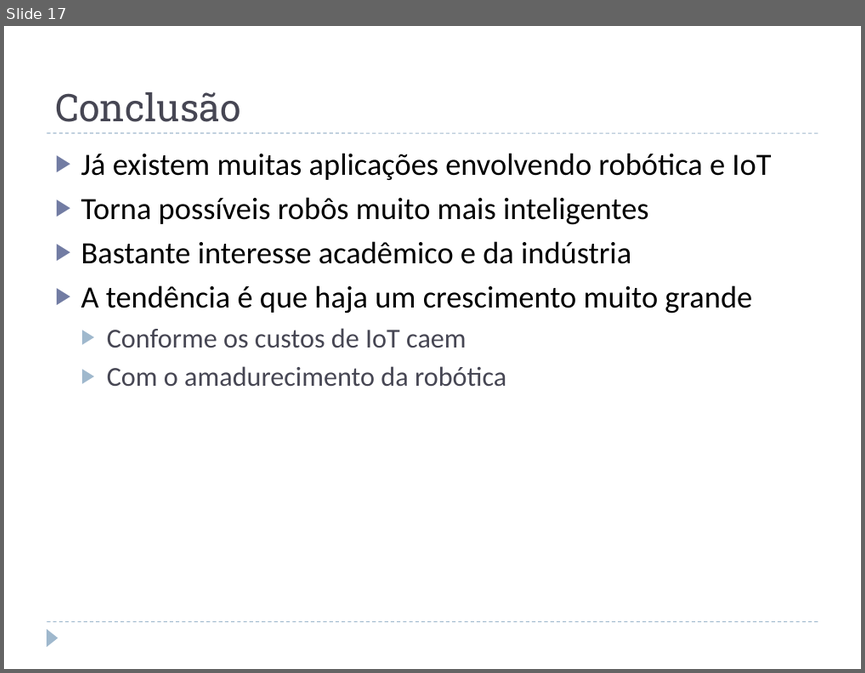
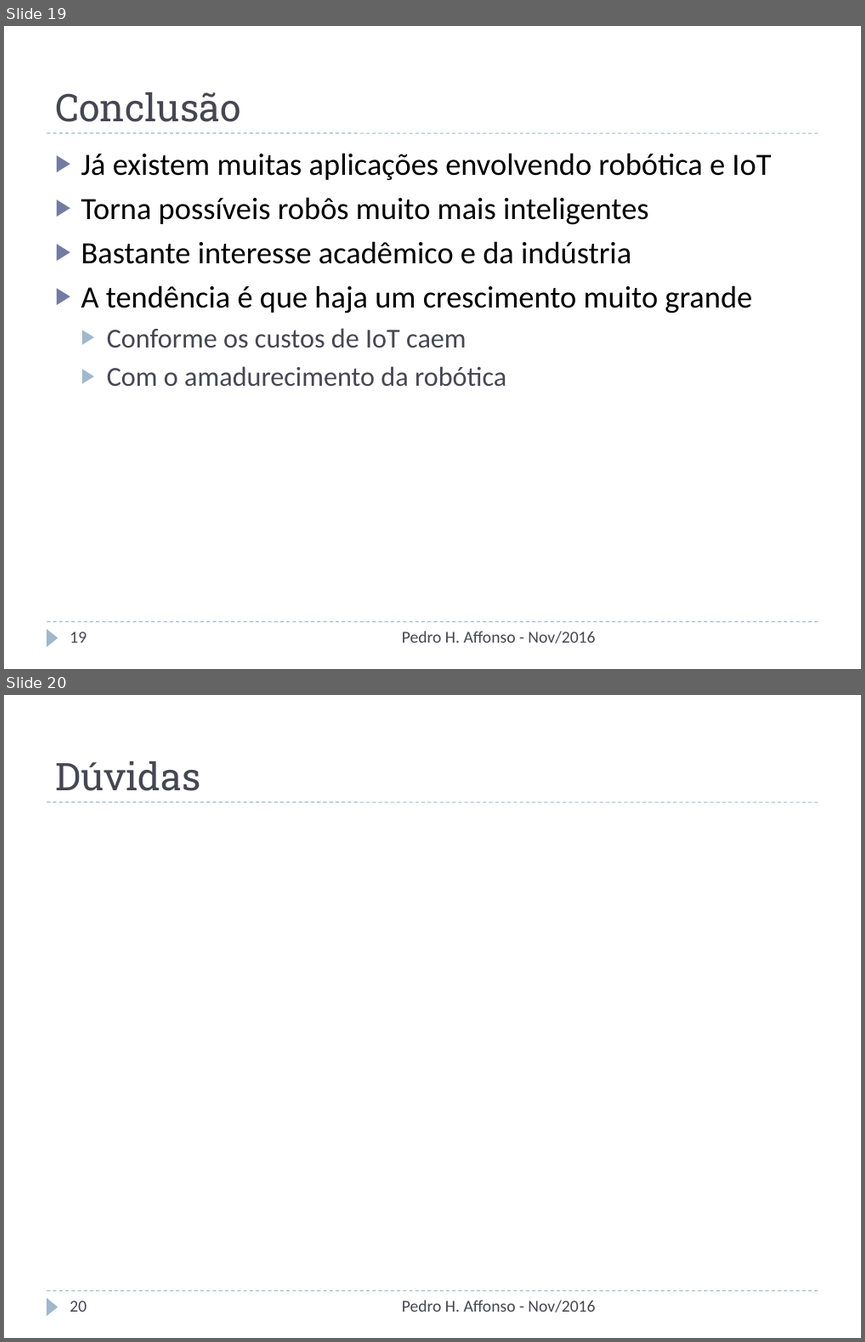
Before and after one commit to phaffonso/mo809-pedro, a slide deck: Internet das Coisas (IoT) e Robótica.pptx. Shown one above the other, each under a label of ours: slide 17 before the commit, slides 19 and 20 after it. The pictures are 865x673 and 865x1342 pixels, drawn with LibreOffice and Linux fonts; fonts in the diff are those of the drawing. Boxes give left, top, right and bottom in pixels: in the first picture for what was removed or moved away, otherwise in the second. Text is boxed around its words. In the diff, an @@ line names an element or a change of style, - is before the commit and + after.

```diff
--- a/Internet das Coisas (IoT) e Robótica.pptx
+++ b/Internet das Coisas (IoT) e Robótica.pptx
@@ slide 20 added at box(4, 695, 861, 1338), background #FFFFFF; not listed: 3 template elements that a slide beside it also shows @@
@@ title added at box(55, 761, 200, 791), 32 pt, text #464653 @@
+Dúvidas
@@ page number added at box(69, 1300, 86, 1311), 14 pt, text #464653 @@
+20
@@ text added at box(402, 1299, 595, 1312), 14 pt, text #464653 @@
+Pedro H. Affonso - Nov/2016
@@ what was slide 17 is now slide 19 @@
@@ slide 19 changed as well @@
@@ page number added at box(69, 631, 86, 642), 14 pt, text #464653 @@
+19
@@ text added at box(402, 630, 595, 643), 14 pt, text #464653 @@
+Pedro H. Affonso - Nov/2016
```
Also in this commit, not shown: 16 other slides changed, 2 other slides added, 1 slide removed, 1 other file.
